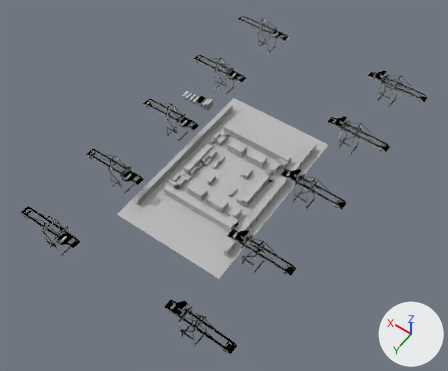
Two versions of the FBX model GameTemplate/Game/Assets/modelData/background/background.fbx, one commit apart.
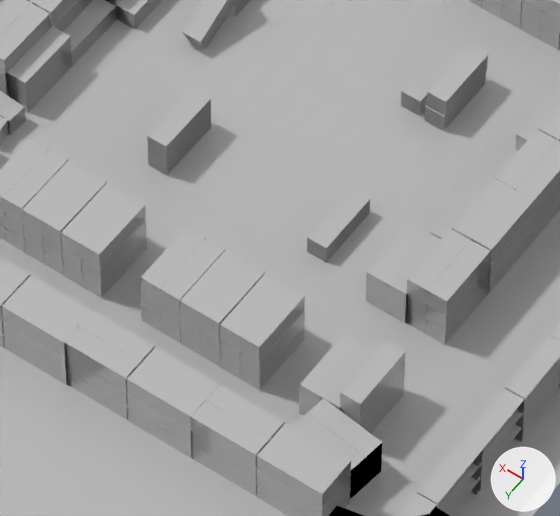
Each version appears first whole from a 50 mm camera at (-55.9, 79.7, 121.5) aimed at (-0.7, 2.4, 0.0), and next in a close-up on the part from 42% to 58% of the width and 44% to 62% of the height. Arrows for +X, +Y and +Z are at lower right; the lights stay in place. Where no turn or scale is listed for an object, it has been applied to the vertices.

Objects in the first close-up: '1_Ground', '4_Container_1_002', '4_Container_1_003', '4_Container_1_004', '4_Container_1_005', '4_Container_2_005', '4_Container_3_004', '4_Container_3_005', '4_Container_4_003', '4_Ground_Line'.
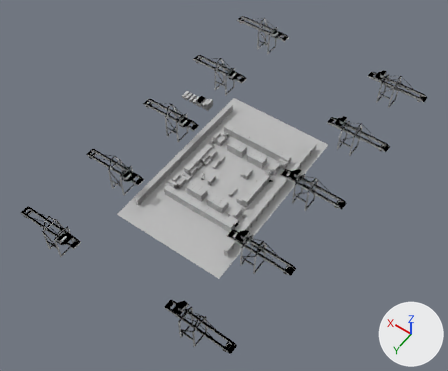
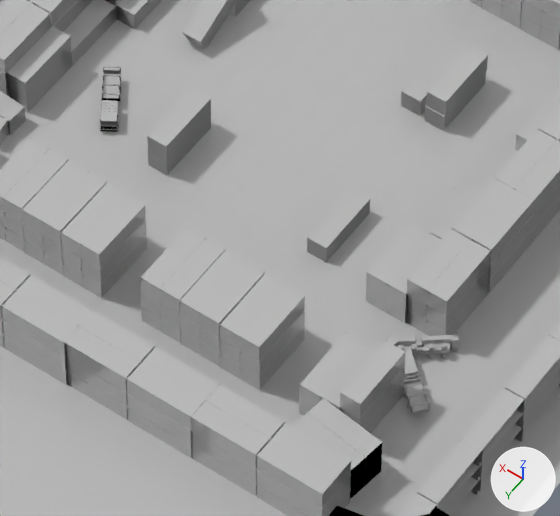
Where the change shows, as pixel boxes [x1, y1, x2, y2] in the close-ups (560 x 516 px):
'2_Tracks', added
    after: [387, 329, 459, 415]
'2_Track', added
    after: [100, 66, 121, 132]

What the commit changed:
Mesh me_mesh_009_1 is new.
It has 3138 vertices, 6193 faces and spans x 4.36..6.15, y 2.04..4.3, z -0.02..0.7.
It uses material mat_08___default (grey #bcbcbc).
Mesh me_mesh_019 is new.
It has 12552 vertices, 24772 faces and spans x -10.4..10.4, y -7.4..7.8, z 0.0..0.7.
It uses material mat_08___default (grey #bcbcbc).
Object '2_Track' (ob_2_track) is new; it shows me_mesh_009_1.
Its location is (0.0, 0.0, 0.0).
Object '2_Tracks' (ob_2_tracks) is new; it shows me_mesh_019.
Its location is (0.0, 0.0, 0.0).
